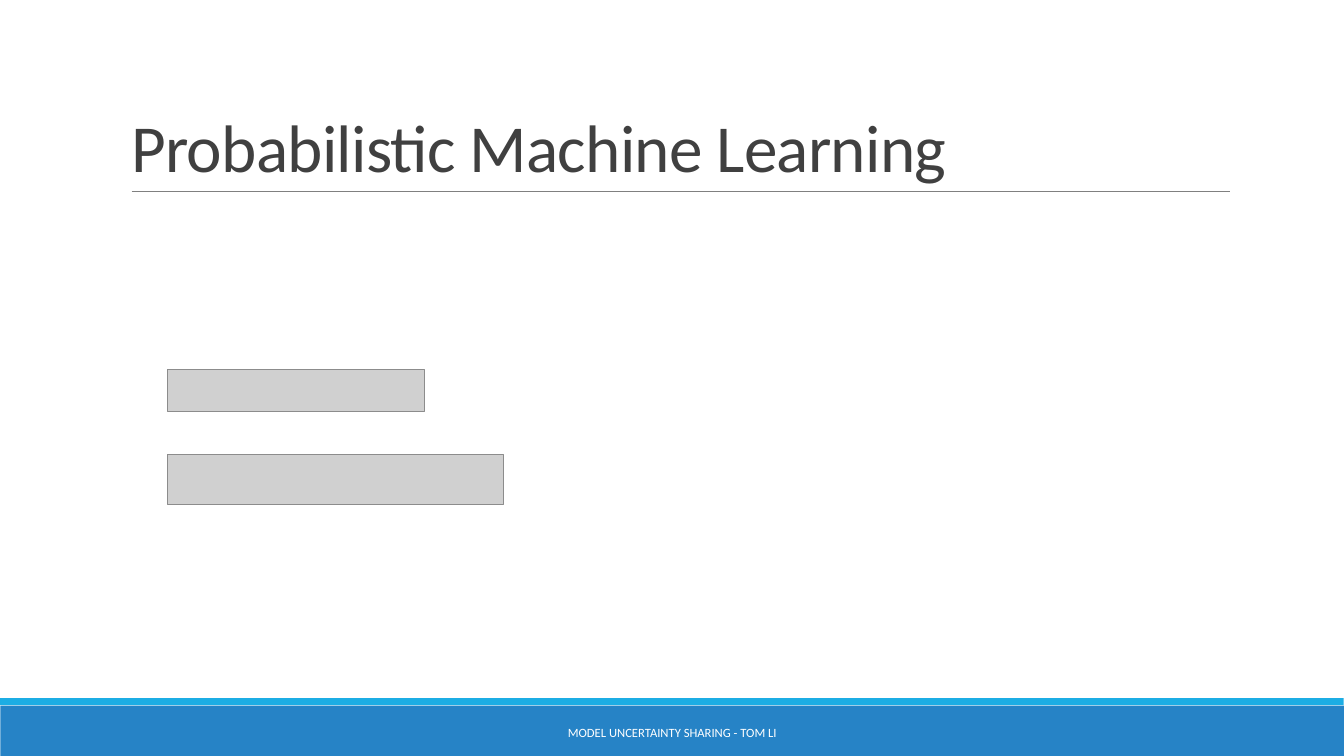
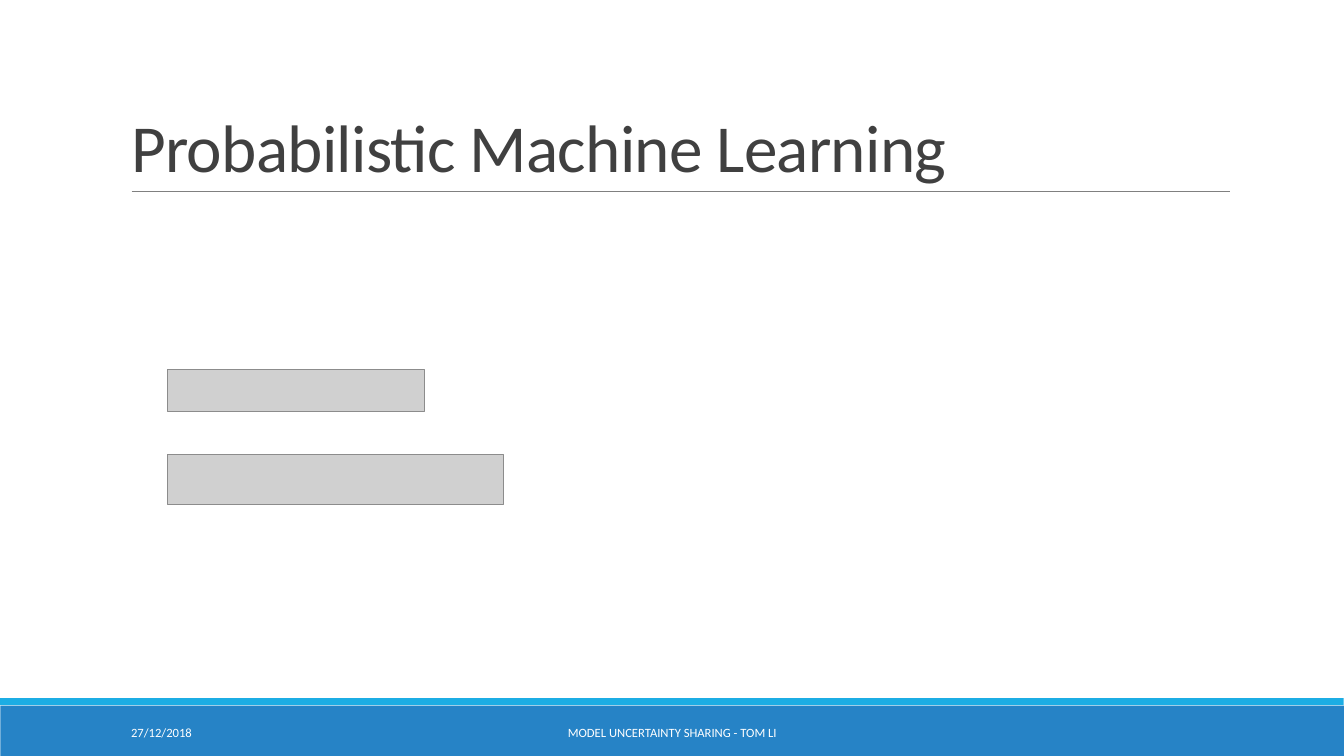
Before and after one commit to tomli1234/BDL, a slide deck: slide 3 of Model Uncertainty sharing.pptx. Drawn at 1344x756 pixels with LibreOffice and Linux fonts; fonts in the diff are those of the drawing; grey boxes stand for pictures. Boxes give left, top, right and bottom in pixels: in the first picture for what was removed or moved away, otherwise in the second. Text is boxed around its words. In the diff, an @@ line names an element or a change of style, - is before the commit and + after.

```diff
--- a/Model Uncertainty sharing.pptx
+++ b/Model Uncertainty sharing.pptx
@@ text added at (131, 728, 192, 738), 9 pt, text #FFFFFF @@
+27/12/2018
```
Also in this commit, not shown: 9 other slides changed.
